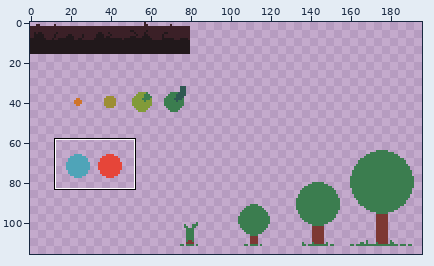
Edited in one commit: sprite sheet (aseprite/spritesheet.png). The picture above shows the old version from afar; the outline marks the close-up.
Close-up. As it was:
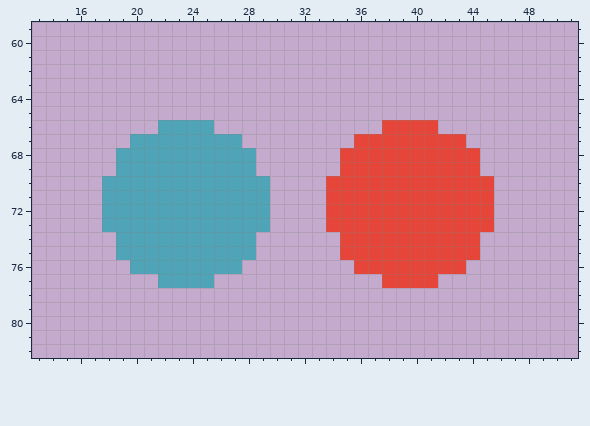
The file is 256x128 pixels. Shown: x 13..51, y 59..82. The wide view leaves out empty margins.
Once edited:
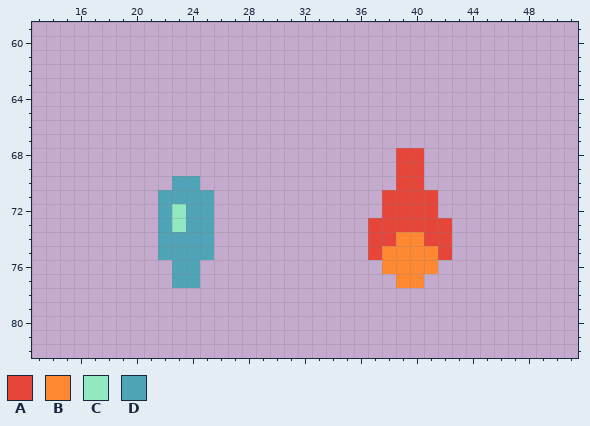
Palette (. is transparent): A #e64539  B #ff8933  C #92e8c0  D #4fa4b8
Changes in this commit:
Colour B replaces colour A in row 74 at x 39 to 40; in rows 75 to 76 at x 38 to 41; in row 77 at x 39 to 40.
Colour C replaces colour D in rows 72 to 73 at x 23.
The author cleared colour A in row 66 at x 38 to 41; in row 67 at x 36 to 43; in rows 68 to 69 at x 35 to 38 and 41 to 44; in row 70 at x 34 to 38 and 41 to 45; in rows 71 to 72 at x 34 to 37 and 42 to 45; in row 73 at x 34 to 36 and 43 to 45.
The author cleared colour A in rows 74 to 75 at x 35 to 36 and 43 to 44; in row 76 at x 36 to 37 and 42 to 43; in row 77 at x 38 and 41.
The author cleared colour D in row 66 at x 22 to 25; in row 67 at x 20 to 27; in rows 68 to 69 at x 19 to 28; in row 70 at x 18 to 22 and 25 to 29; in rows 71 to 73 at x 18 to 21 and 26 to 29; in rows 74 to 75 at x 19 to 21 and 26 to 28.
The author cleared colour D in row 76 at x 20 to 22 and 25 to 27; in row 77 at x 22 and 25.
Changed places in both close-ups, as pixel boxes (x1, y1, x2, y2):
changed: (102, 120, 270, 288)
changed: (326, 120, 494, 288)
